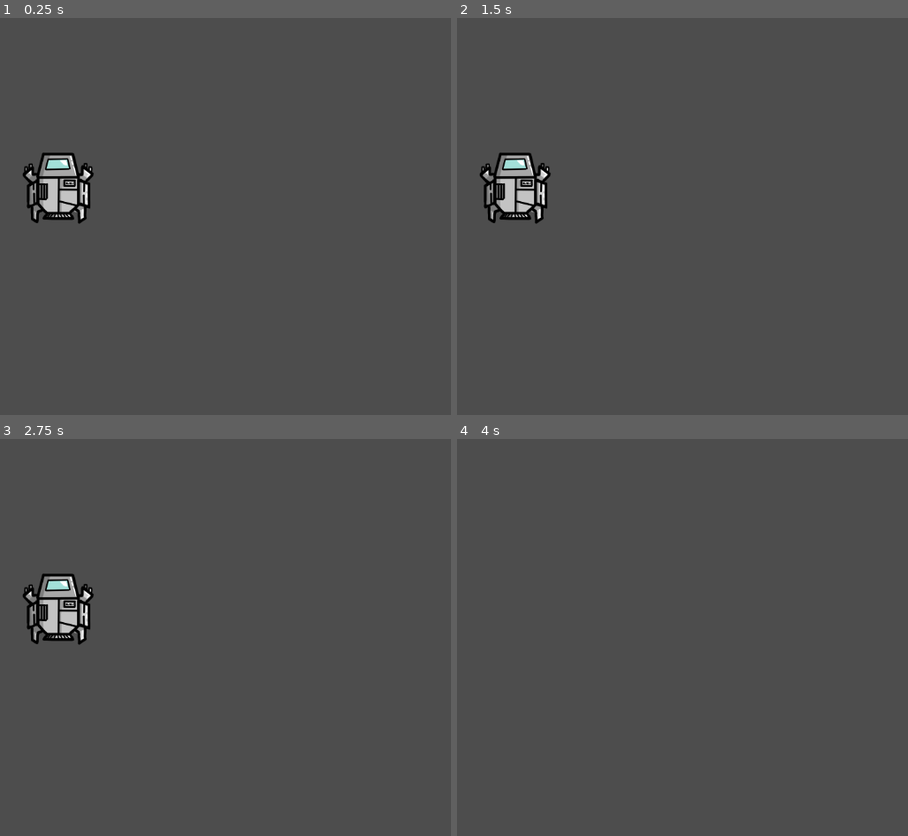
Above: before the commit, frames 1-4 (two rows, left to right).
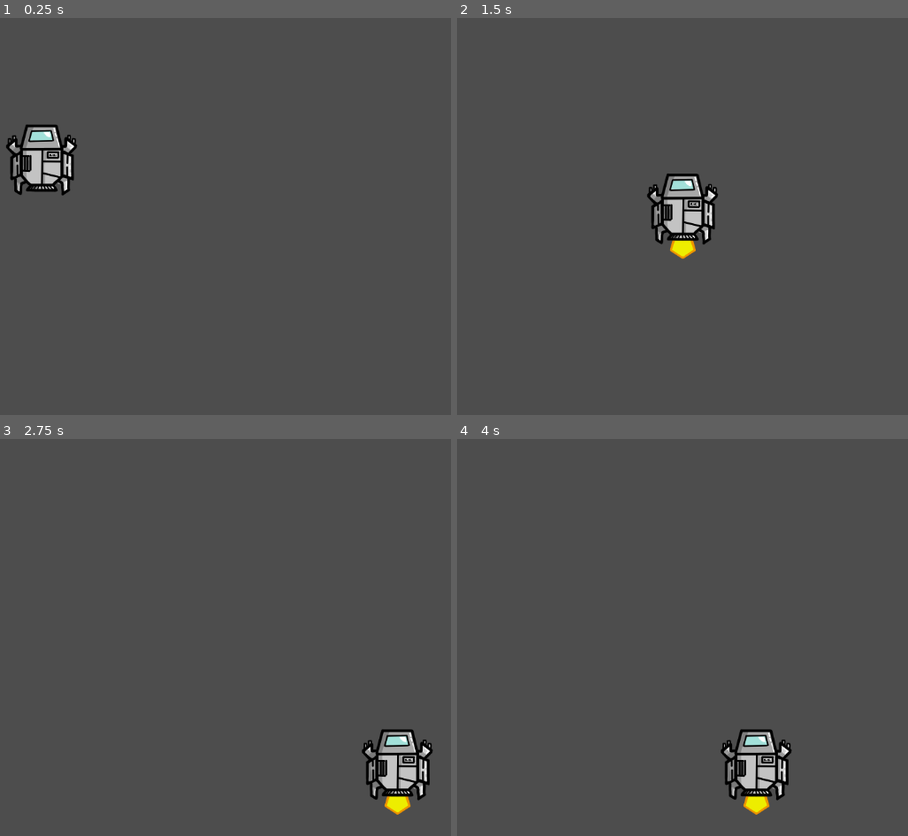
Above: after the commit, the same moments.

Repository: proJJ999/Spaceship-Enjoyer
Game: Godot game, scene res://shooting_player.tscn
The game is run twice, just before and just after one commit, with the same random seed, the same clock (stepped at 60 frames per second) and the same inputs. Before the commit the project starts from res://player.tscn.
Inputs:
- Up to frame 1 (0.25 s): no input
- Up to frame 2 (1.5 s): tap Enter at 0.5 s; hold D (move_right, bound only after the commit) 0.53-1.28 s; hold S (move_down, bound only after the commit) from 1.28 s (still down)
- Up to frame 3 (2.75 s): release S (move_down, bound only after the commit) at 2.03 s; hold D (move_right, bound only after the commit) from 2.03 s (still down)
- Up to frame 4 (4 s): release D (move_right, bound only after the commit) at 2.78 s; hold Up (forward, bound only before the commit) 2.78-3.53 s; hold A (move_left, bound only after the commit) from 3.53 s (still down)

The runs differ from the first frame. In frame 1, 3.0% of the frame differs, in the area x 1-21%, y 26-52%; in frame 2, 4.2%; in frame 3, 4.2%, in the area x 5-97%, y 33-95%; in frame 4, 2.2%.

Commit message:
Changed player movement and added ability to shoot

Diff:
--- /dev/null
+++ b/bullet.gd
@@ -0,0 +1,7 @@
+extends Area2D
+
+@export var speed = 100000
+
+func _process(delta):
+	var velocity = Vector2.UP.rotated(rotation) * speed * delta
+	position += velocity * delta
--- /dev/null
+++ b/bullet.tscn
@@ -0,0 +1,17 @@
+[gd_scene load_steps=4 format=3 uid="uid://bumq47rbyaeis"]
+
+[ext_resource type="Texture2D" uid="uid://3nkapocj3tg3" path="res://assets/bullet.png" id="1_lu88r"]
+[ext_resource type="Script" path="res://bullet.gd" id="1_ubx2h"]
+
+[sub_resource type="CircleShape2D" id="CircleShape2D_od7lo"]
+radius = 5.0
+
+[node name="Bullet" type="Area2D"]
+script = ExtResource("1_ubx2h")
+metadata/_edit_group_ = true
+
+[node name="Sprite2D" type="Sprite2D" parent="."]
+texture = ExtResource("1_lu88r")
+
+[node name="CollisionShape2D" type="CollisionShape2D" parent="."]
+shape = SubResource("CircleShape2D_od7lo")
--- a/player.gd
+++ b/player.gd
@@ -1,24 +1,37 @@
 extends Area2D
 
-@export var player_speed = 600
+@export var player_speed = 400
 @export var radiant_speed = PI * 1.5
-
 
 func _ready():
 	$AnimatedSprite2D.play("idle")
 
 func _process(delta):
+	turn(delta)
+	move(delta)
+
+func turn(delta):
 	var direction = 0
 	if(Input.is_action_pressed("left")):
 		direction = -1
 	if(Input.is_action_pressed("right")):
 		direction = 1
-
 	rotation += direction * radiant_speed * delta
 
-	if(Input.is_action_pressed("forward")):
-		var velocity = Vector2.UP.rotated(rotation) * player_speed
-		position += velocity * delta
+func move(delta):
+	var direction = Vector2.ZERO
+	if(Input.is_action_pressed("move_up")):
+		direction += Vector2.UP
+	if(Input.is_action_pressed("move_down")):
+		direction += Vector2.DOWN
+	if(Input.is_action_pressed("move_right")):
+		direction += Vector2.RIGHT
+	if(Input.is_action_pressed("move_left")):
+		direction += Vector2.LEFT
+	var move_vector = direction * player_speed * delta
+	position += move_vector
+
+	if(move_vector.length() > 0):
 		$AnimatedSprite2D.play("flying")
 	else:
 		$AnimatedSprite2D.play("idle")
--- a/player.tscn
+++ b/player.tscn
@@ -27,10 +27,9 @@
 size = Vector2(92, 106)
 
 [node name="Player" type="Area2D"]
-position = Vector2(365, 294)
+position = Vector2(338, 248)
 monitoring = false
 script = ExtResource("1_qxt6e")
-metadata/_edit_group_ = true
 
 [node name="AnimatedSprite2D" type="AnimatedSprite2D" parent="."]
 sprite_frames = SubResource("SpriteFrames_wutpq")
--- a/project.godot
+++ b/project.godot
@@ -11,9 +11,9 @@
 [application]
 
 config/name="Spaceship Enjoyer"
-run/main_scene="res://player.tscn"
+run/main_scene="res://shooting_player.tscn"
 config/features=PackedStringArray("4.0", "Mobile")
-config/icon="res://icon.svg"
+config/icon="res://assets/spaceship_idle.png"
 
 [dotnet]
 
@@ -26,14 +26,34 @@
 "events": [Object(InputEventKey,"resource_local_to_scene":false,"resource_name":"","device":0,"window_id":0,"alt_presse …(181 unchanged characters)…
 ]
 }
-forward={
-"deadzone": 0.5,
-"events": [Object(InputEventKey,"resource_local_to_scene":false,"resource_name":"","device":0,"window_id":0,"alt_pressed":false,"shift_pressed":false,"ctrl_pressed":false,"meta_pressed":false,"pressed":false,"keycode":0,"physical_keycode":4194320,"key_label":0,"unicode":0,"echo":false,"script":null)
-]
-}
 right={
 "deadzone": 0.5,
 "events": [Object(InputEventKey,"resource_local_to_scene":false,"resource_name":"","device":0,"window_id":0,"alt_presse …(181 unchanged characters)…
+]
+}
+move_up={
+"deadzone": 0.5,
+"events": [Object(InputEventKey,"resource_local_to_scene":false,"resource_name":"","device":0,"window_id":0,"alt_pressed":false,"shift_pressed":false,"ctrl_pressed":false,"meta_pressed":false,"pressed":false,"keycode":0,"physical_keycode":87,"key_label":0,"unicode":0,"echo":false,"script":null)
+]
+}
+move_down={
+"deadzone": 0.5,
+"events": [Object(InputEventKey,"resource_local_to_scene":false,"resource_name":"","device":-1,"window_id":0,"alt_pressed":false,"shift_pressed":false,"ctrl_pressed":false,"meta_pressed":false,"pressed":false,"keycode":0,"physical_keycode":83,"key_label":0,"unicode":115,"echo":false,"script":null)
+]
+}
+move_left={
+"deadzone": 0.5,
+"events": [Object(InputEventKey,"resource_local_to_scene":false,"resource_name":"","device":-1,"window_id":0,"alt_pressed":false,"shift_pressed":false,"ctrl_pressed":false,"meta_pressed":false,"pressed":false,"keycode":0,"physical_keycode":65,"key_label":0,"unicode":97,"echo":false,"script":null)
+]
+}
+move_right={
+"deadzone": 0.5,
+"events": [Object(InputEventKey,"resource_local_to_scene":false,"resource_name":"","device":-1,"window_id":0,"alt_pressed":false,"shift_pressed":false,"ctrl_pressed":false,"meta_pressed":false,"pressed":false,"keycode":0,"physical_keycode":68,"key_label":0,"unicode":100,"echo":false,"script":null)
+]
+}
+shoot={
+"deadzone": 0.5,
+"events": [Object(InputEventKey,"resource_local_to_scene":false,"resource_name":"","device":0,"window_id":0,"alt_pressed":false,"shift_pressed":false,"ctrl_pressed":false,"meta_pressed":false,"pressed":false,"keycode":0,"physical_keycode":4194320,"key_label":0,"unicode":0,"echo":false,"script":null)
 ]
 }
 
--- /dev/null
+++ b/shooting_player.gd
@@ -0,0 +1,29 @@
+extends Node2D
+
+@export var bullet_scene : PackedScene
+var cannon_switch = false
+var is_on_cooldown = false
+
+func _process(delta):
+	if(not is_on_cooldown):
+		if(Input.is_action_pressed("shoot")):
+			shoot()
+
+func shoot():
+	is_on_cooldown = true
+	$BulletCooldown.start()
+
+	var bullet = bullet_scene.instantiate()
+	var start = $Player.position
+	var player_rotation = $Player.rotation
+	if(cannon_switch):
+		start += $BulletSpawnLeft.position.rotated(player_rotation)
+	else:
+		start += $BulletSpawnRight.position.rotated(player_rotation)
+	cannon_switch = not cannon_switch
+	bullet.position = start
+	bullet.rotation = player_rotation
+	add_child(bullet)
+
+func _on_bullet_cooldown_timeout():
+	is_on_cooldown = false
--- /dev/null
+++ b/shooting_player.tscn
@@ -0,0 +1,23 @@
+[gd_scene load_steps=4 format=3 uid="uid://b4j0ad7bpymk4"]
+
+[ext_resource type="Script" path="res://shooting_player.gd" id="1_qf6m1"]
+[ext_resource type="PackedScene" uid="uid://bumq47rbyaeis" path="res://bullet.tscn" id="2_uamhi"]
+[ext_resource type="PackedScene" uid="uid://q6d8su1x4qb0" path="res://player.tscn" id="2_y2ex0"]
+
+[node name="ShootingPlayer" type="Node2D"]
+script = ExtResource("1_qf6m1")
+bullet_scene = ExtResource("2_uamhi")
+
+[node name="Player" parent="." instance=ExtResource("2_y2ex0")]
+
+[node name="BulletSpawnRight" type="Marker2D" parent="."]
+position = Vector2(50, -50)
+
+[node name="BulletSpawnLeft" type="Marker2D" parent="."]
+position = Vector2(-50, -50)
+
+[node name="BulletCooldown" type="Timer" parent="."]
+wait_time = 0.1
+one_shot = true
+
+[connection signal="timeout" from="BulletCooldown" to="." method="_on_bullet_cooldown_timeout"]
Binary file added: assets/bullet.png
Not shown, added: assets/bullet.png.import
Not shown, added: krita-projects/bullet.kra
Not shown, added: krita-projects/bullet.kra~
